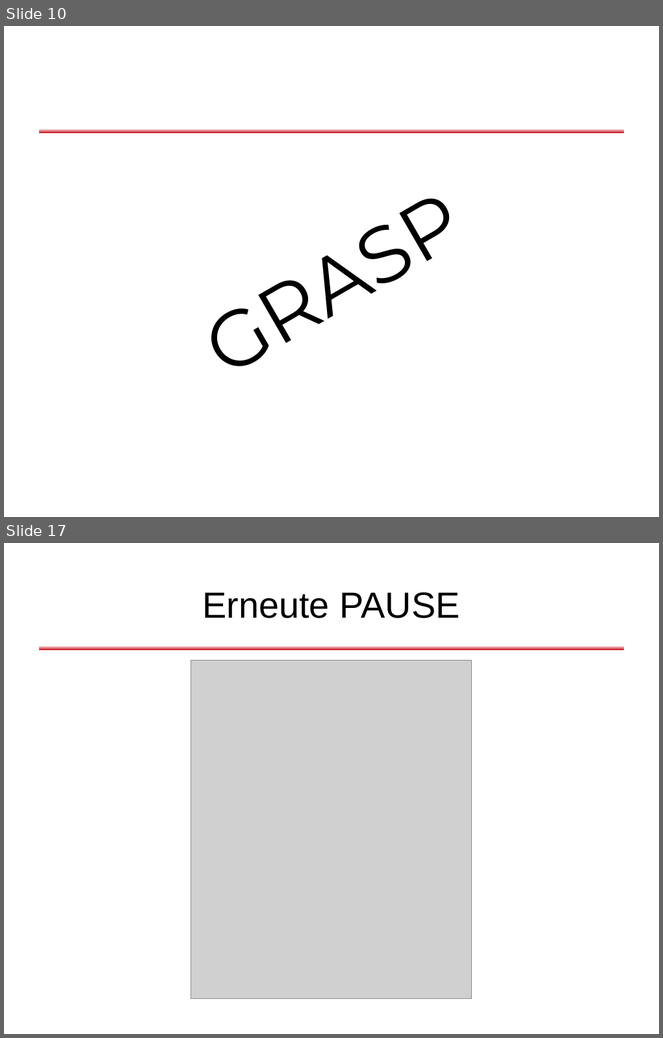
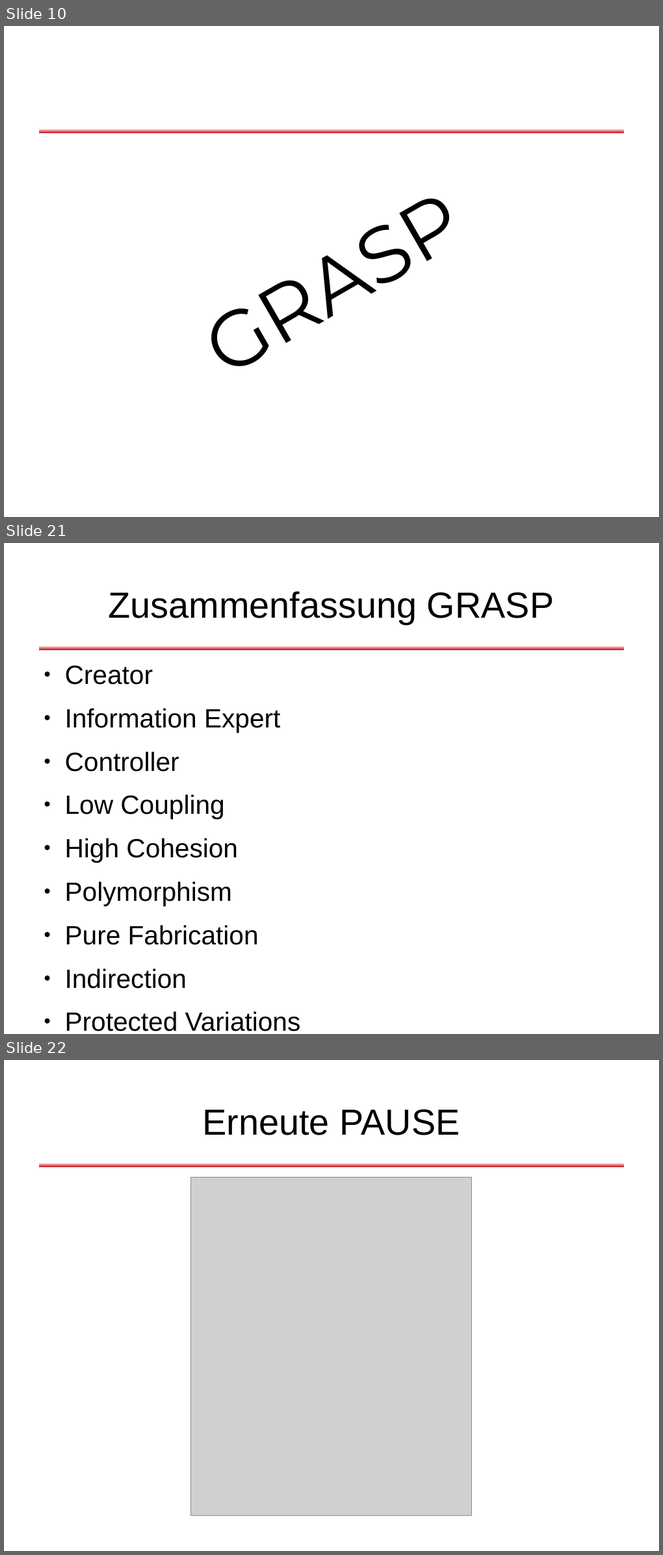
Before and after one commit to dlindner/vorlesung-se2-dhbw, a slide deck: added_2010/Objektorientierte Designregeln.odp. Shown one above the other, each under a label of ours: slides 10 and 17 before the commit, slides 10, 21 and 22 after it; the slides between them are not shown. The pictures are 663x1038 and 663x1555 pixels, drawn with LibreOffice and Linux fonts; fonts in the diff are those of the drawing; grey boxes stand for pictures; background and template pictures are left out. Boxes give left, top, right and bottom in pixels: in the first picture for what was removed or moved away, otherwise in the second. Text is boxed around its words. In the diff, an @@ line names an element or a change of style, - is before the commit and + after.

Commit message:
GRASP-Prinzip eingefügt, Folien in Beta-Version vollständig

```diff
--- a/added_2010/Objektorientierte Designregeln.odp
+++ b/added_2010/Objektorientierte Designregeln.odp
@@ slide 21 added at [4,543,659,1034], background #FFFFFF; not listed: 1 template element that a slide beside it also shows @@
@@ title added at [108,591,554,624], 44 pt, text #000000 @@
+Zusammenfassung GRASP
@@ text added at [65,665,301,1032], 32 pt, text #000000 @@
+● Creator
+● Information Expert
+● Controller
+● Low Coupling
+● High Cohesion
+● Polymorphism
+● Pure Fabrication
+● Indirection
+● Protected Variations
@@ what was slide 17 is now slide 22 @@
```
Also in this commit, not shown: 1 slide changed, 9 other slides added, 5 slides removed.
